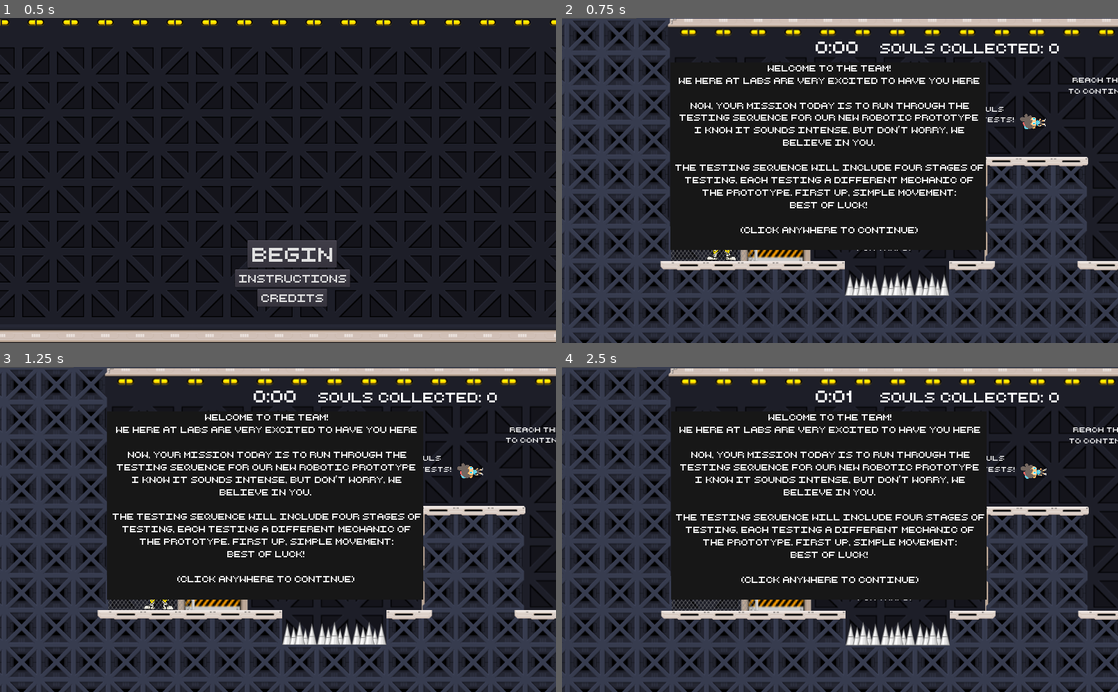
Above: before the commit, frames 1-4 (two rows, left to right).
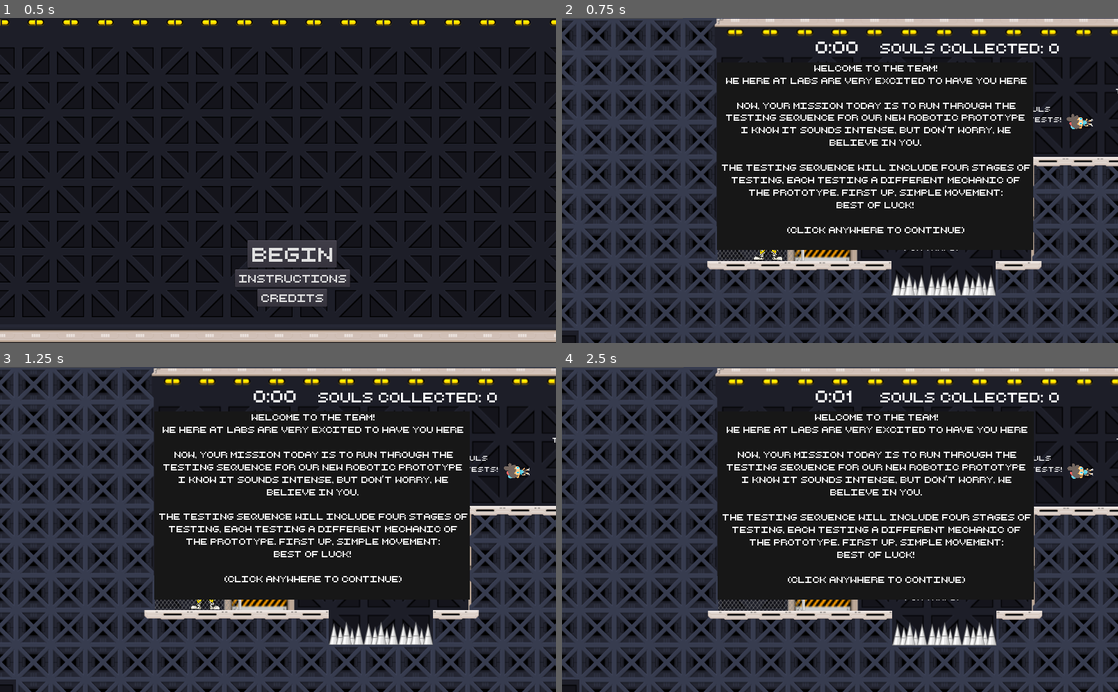
Above: after the commit, the same moments.

Repository: bsu-cs315/FP-LABS
Game: Godot game, scene res://src/TitleScreen.tscn
Same seed, same stepped clock (60 frames per second), same inputs: the game is played once before the commit and once after it.
Inputs:
- Up to frame 1 (0.5 s): no input
- Up to frame 2 (0.75 s): click "BEGIN" at 0.5 s
- Up to frame 3 (1.25 s): no input
- Up to frame 4 (2.5 s): tap Enter at 1.25 s; hold Right (move_right) from 1.28 s (still down); tap Space (melee) at 1.35, 2, 2.1 s; tap Up (jump) at 1.52, 2.27 s

Frame 1 is identical in both runs. In frame 2, 35% of the frame differs, in the area x 0-100%, y 0-100%; in frame 3, 35%; in frame 4, 35%.
Error in both runs: Invalid operands 'RID' and 'int' in operator '=='. (res://src/Level-1.gd:97)

Commit message:
Change player drag margin to scroll screen earlier

Diff:
--- a/project/src/Player.tscn
+++ b/project/src/Player.tscn
@@ -104,8 +104,8 @@
 limit_top = -1
 limit_bottom = 1
 drag_margin_h_enabled = true
-drag_margin_left = 0.5
-drag_margin_right = 0.5
+drag_margin_left = 0.3
+drag_margin_right = 0.3
 editor_draw_drag_margin = true
 
 [node name="PlayerArea" type="Area2D" parent="."]
